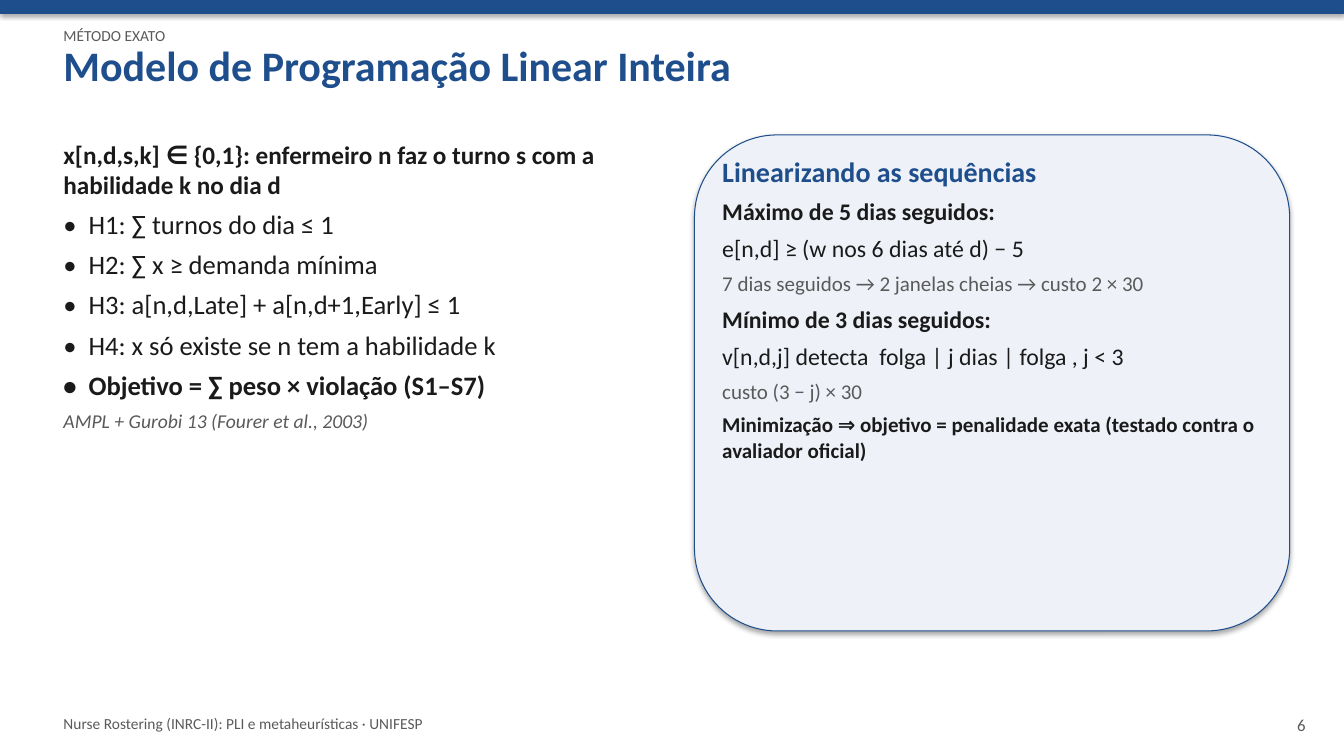
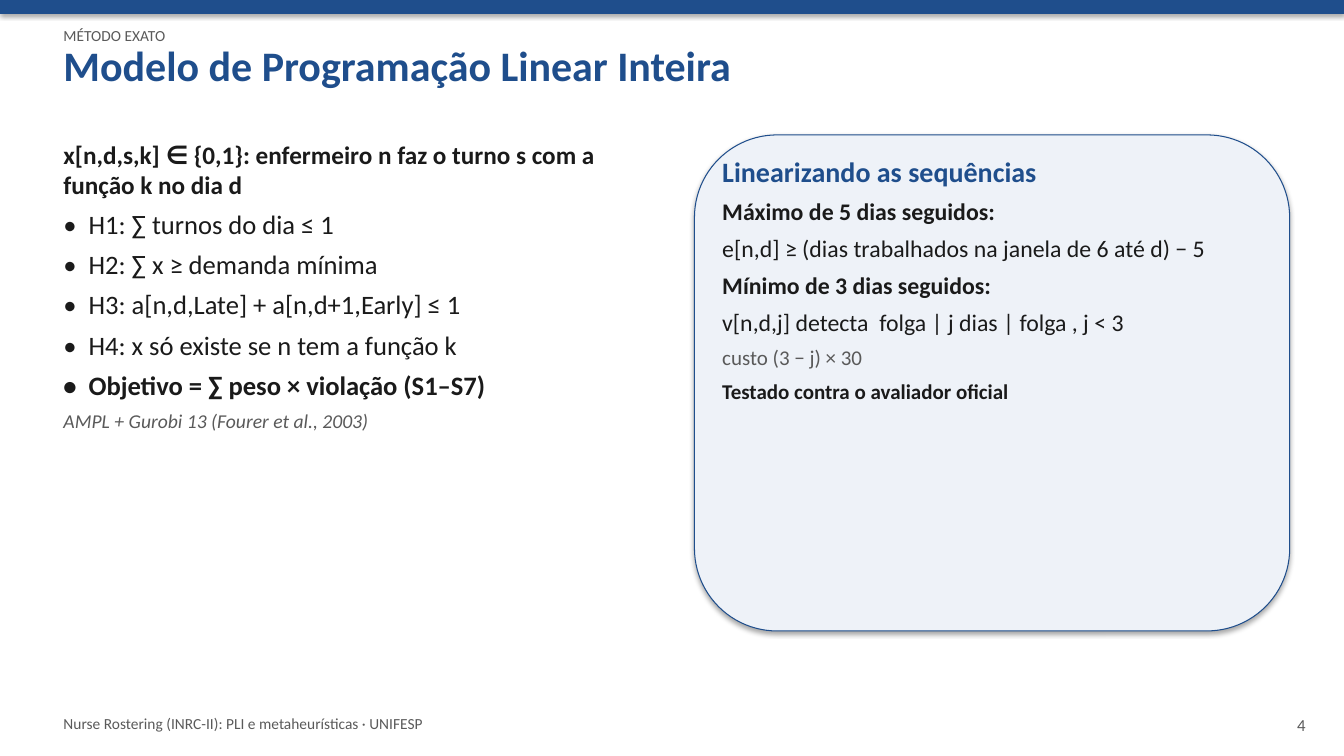
Before and after one commit to crazen/projetopo, a slide deck: slide 4 of entregas/etapa7_apresentacao.pptx (slide 6 before the commit). Drawn at 1344x756 pixels with LibreOffice and Linux fonts; fonts in the diff are those of the drawing. Boxes give left, top, right and bottom in pixels: in the first picture for what was removed or moved away, otherwise in the second. Text is boxed around its words. In the diff, an @@ line names an element or a change of style, - is before the commit and + after.

```diff
--- a/entregas/etapa7_apresentacao.pptx
+++ b/entregas/etapa7_apresentacao.pptx
@@ text at (63,145,594,199): text changed @@
-x[n,d,s,k] ∈ {0,1}: enfermeiro n faz o turno s com a habilidade k no dia d
+x[n,d,s,k] ∈ {0,1}: enfermeiro n faz o turno s com a função k no dia d
@@ text at (722,239,1205,261): text changed; size 15 to 17 pt; text colour #5A5A5A to #1A1A1A @@
-e[n,d] ≥ (w nos 6 dias até d) − 5
-7 dias seguidos → 2 janelas cheias → custo 2 × 30
+e[n,d] ≥ (dias trabalhados na janela de 6 até d) − 5
@@ text at (89,336,457,360): text changed @@
-• H4: x só existe se n tem a habilidade k
+• H4: x só existe se n tem a função k
@@ text at (722,384,1008,399): text changed @@
-Minimização ⇒ objetivo = penalidade exata (testado contra o avaliador oficial)
+Testado contra o avaliador oficial
@@ text at (1297,720,1305,731): text changed @@
-6
+4
```
Also in this commit, not shown: 9 other slides changed, 2 slides added, 3 slides removed, 14 other files.
